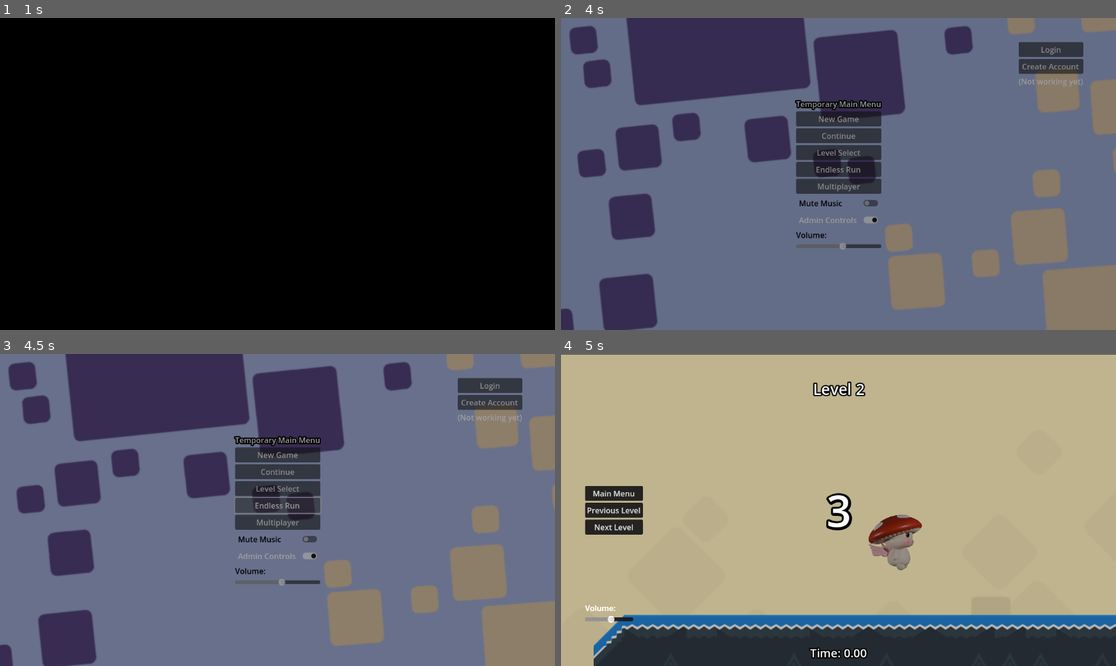
Above: before the commit, frames 1-4 (two rows, left to right).
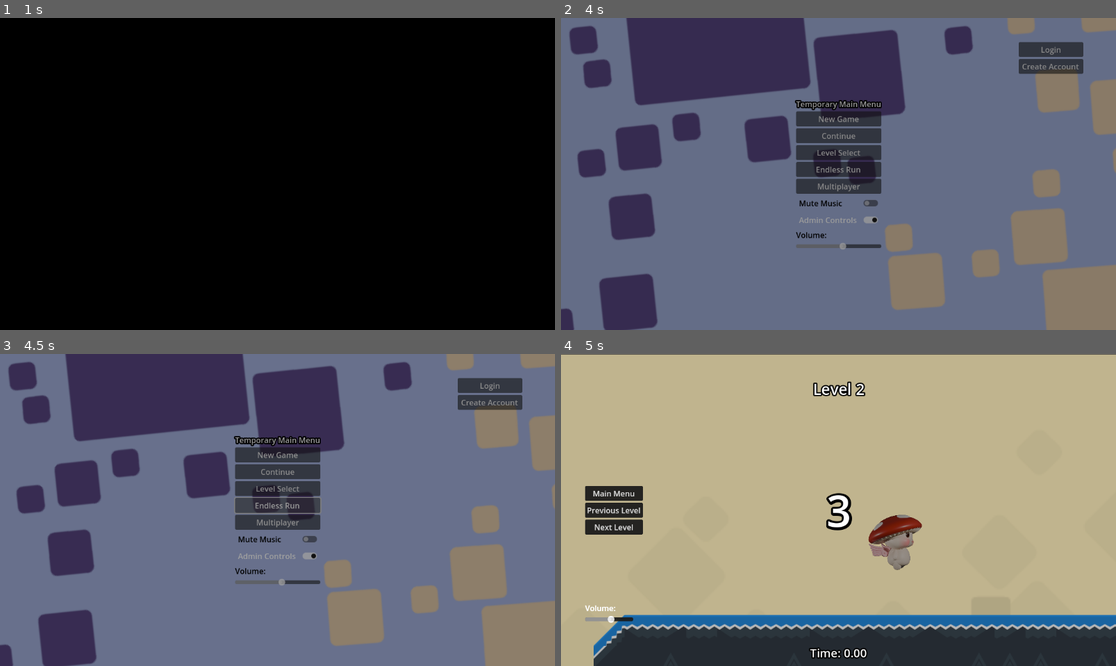
Above: after the commit, the same moments.

Repository: dustngroh/CapstoneProject
Game: Godot game, scene res://scenes/main/Game.tscn
The game is run twice, just before and just after one commit, with the same random seed, the same clock (stepped at 60 frames per second) and the same inputs. The engine's default icon, where the game draws it, is replaced by a stand-in: a white triangle on a blue panel in a dark square.
Inputs:
- Up to frame 1 (1 s): tap Enter at 0.5 s; hold Right (walk_right) from 0.53 s (still down); tap Space (jump) at 0.77 s
- Up to frame 2 (4 s): release Right (walk_right) at 1.25 s; click "New Game" at 1.25 s; click "New Game" at 2 s; click "Main Menu" at 2.75 s; click "Next Level" at 3.5 s
- Up to frame 3 (4.5 s): click "Endless Run" at 4.25 s
- Up to frame 4 (5 s): no input

Frame 1 is identical in both runs. In frame 2, less than 0.1% of the frame differs, in the area x 82-94%, y 19-22%; in frame 3, less than 0.1%; in frame 4, less than 0.1%.

Commit message:
Setup HTTPRequestManager, connect to backend server, implement user registration and login.

Diff:
--- a/run-game/project.godot
+++ b/run-game/project.godot
@@ -21,6 +21,7 @@
 Settings="*res://scripts/settings.gd"
 UIManager="*res://scenes/common/ui/ui_manager.tscn"
 WebSocketManager="*res://scripts/web_socket_manager.gd"
+HTTPRequestManager="*res://scripts/http_request_manager.gd"
 
 [display]
 
--- a/run-game/scenes/common/ui/create_account_screen.gd
+++ b/run-game/scenes/common/ui/create_account_screen.gd
@@ -29,17 +29,14 @@
 		error_label.text = "Passwords do not match."
 		return
 
-	# TODO: Replace with real backend logic
-	if username == "testuser":
-		error_label.text = "Username already exists."
-		return
-
-	error_label.text = ""
-	account_created.emit(username)
-	UIManager.hide_create_account()
+	error_label.text = "Attempting to create account..."
+	HTTPRequestManager.register(username, password)
 
 func _on_back_pressed():
 	go_back_to_login.emit()
 
 func _on_close_pressed():
 	UIManager.hide_create_account()
+
+func set_error_label(text):
+	error_label.text = text
--- a/run-game/scenes/common/ui/create_account_screen.tscn
+++ b/run-game/scenes/common/ui/create_account_screen.tscn
@@ -63,6 +63,7 @@
 [node name="ErrorLabel" type="Label" parent="VBoxContainer"]
 custom_minimum_size = Vector2(200, 50)
 layout_mode = 2
+autowrap_mode = 3
 
 [node name="CloseButton" type="Button" parent="."]
 layout_mode = 1
--- a/run-game/scenes/common/ui/login_screen.gd
+++ b/run-game/scenes/common/ui/login_screen.gd
@@ -25,13 +25,8 @@
 		error_label.text = "Username and password cannot be empty."
 		return
 
-	# TODO: Replace with real authentication logic
-	if username == "testuser" and password == "password123":
-		error_label.text = ""
-		login_success.emit(username)
-		UIManager.hide_login()
-	else:
-		error_label.text = "Invalid username or password."
+	error_label.text = "Attempting login..."
+	HTTPRequestManager.login(username, password)
 
 func _on_create_account_pressed():
 	go_to_create_account.emit()
@@ -41,3 +36,6 @@
 
 func _on_close_pressed():
 	UIManager.hide_login()
+
+func set_error_label(text):
+	error_label.text = text
--- a/run-game/scenes/common/ui/login_screen.tscn
+++ b/run-game/scenes/common/ui/login_screen.tscn
@@ -21,7 +21,7 @@
 color = Color(0, 0.513726, 0.513726, 0.913725)
 
 [node name="VBoxContainer" type="VBoxContainer" parent="."]
-custom_minimum_size = Vector2(200, 0)
+custom_minimum_size = Vector2(200, 300)
 layout_mode = 1
 anchors_preset = 8
 anchor_left = 0.5
@@ -63,7 +63,7 @@
 [node name="ErrorLabel" type="Label" parent="VBoxContainer"]
 custom_minimum_size = Vector2(10, 50)
 layout_mode = 2
-autowrap_mode = 2
+autowrap_mode = 3
 
 [node name="CloseButton" type="Button" parent="."]
 layout_mode = 1
--- a/run-game/scenes/common/ui/ui_manager.gd
+++ b/run-game/scenes/common/ui/ui_manager.gd
@@ -45,8 +45,9 @@
 
 func _on_account_created(username):
 	print("Account created for:", username)
-	hide_create_account()
 	show_login()
+	if login_screen:
+		login_screen.set_error_label("Account created for: " + username + ".\nPlease login now.")
 
 func show_level_ui():
 	$LevelUI.visible = true
@@ -55,3 +56,11 @@
 	$LevelUI.visible = false
 	$LevelUI/Leaderboard.visible = false
 	$LevelUI/ScoreboardLabel.visible = false
+
+func _on_failed_login(error):
+	if login_screen:
+		login_screen.set_error_label(error)
+
+func _on_failed_register(error):
+	if create_account_screen:
+		create_account_screen.set_error_label(error)
--- a/run-game/scenes/entities/characters/player/character_body_2d.tscn
+++ b/run-game/scenes/entities/characters/player/character_body_2d.tscn
@@ -1,10 +1,83 @@
-[gd_scene load_steps=8 format=3 uid="uid://bh68ke5pd617u"]
+[gd_scene load_steps=27 format=3 uid="uid://bh68ke5pd617u"]
 
 [ext_resource type="Script" path="res://scenes/entities/characters/player/character_body_2d.gd" id="1_ll5kr"]
 [ext_resource type="Texture2D" uid="uid://drjo7l3oubjxa" path="res://assets/character/mushroom_character_side.png" id="2_yeftb"]
 [ext_resource type="Texture2D" uid="uid://g5nrjet5pv20" path="res://assets/character/mushroom_character_down_terribleversion.png" id="3_fik6o"]
 [ext_resource type="Texture2D" uid="uid://unpom05ptbn6" path="res://assets/character/mush_jump.png" id="4_25wr1"]
 [ext_resource type="Texture2D" uid="uid://5n4sh6pdnety" path="res://assets/character/mush_walk.png" id="4_kx6kq"]
+[ext_resource type="Texture2D" uid="uid://dp7kwx0ioaiqh" path="res://assets/character/Walk_1.png" id="5_w4lio"]
+
+[sub_resource type="AtlasTexture" id="AtlasTexture_tw8g6"]
+atlas = ExtResource("5_w4lio")
+region = Rect2(24, 6, 200, 200)
+
+[sub_resource type="AtlasTexture" id="AtlasTexture_dabei"]
+atlas = ExtResource("5_w4lio")
+region = Rect2(272, 6, 200, 200)
+
+[sub_resource type="AtlasTexture" id="AtlasTexture_455qa"]
+atlas = ExtResource("5_w4lio")
+region = Rect2(520, 6, 200, 200)
+
+[sub_resource type="AtlasTexture" id="AtlasTexture_wynsp"]
+atlas = ExtResource("5_w4lio")
+region = Rect2(768, 6, 200, 200)
+
+[sub_resource type="AtlasTexture" id="AtlasTexture_d7nq1"]
+atlas = ExtResource("5_w4lio")
+region = Rect2(24, 206, 200, 200)
+
+[sub_resource type="AtlasTexture" id="AtlasTexture_01v7i"]
+atlas = ExtResource("5_w4lio")
+region = Rect2(272, 206, 200, 200)
+
+[sub_resource type="AtlasTexture" id="AtlasTexture_3pr58"]
+atlas = ExtResource("5_w4lio")
+region = Rect2(520, 206, 200, 200)
+
+[sub_resource type="AtlasTexture" id="AtlasTexture_qyurp"]
+atlas = ExtResource("5_w4lio")
+region = Rect2(768, 206, 200, 200)
+
+[sub_resource type="AtlasTexture" id="AtlasTexture_bkcu4"]
+atlas = ExtResource("5_w4lio")
+region = Rect2(24, 406, 200, 200)
+
+[sub_resource type="AtlasTexture" id="AtlasTexture_vsce0"]
+atlas = ExtResource("5_w4lio")
+region = Rect2(272, 406, 200, 200)
+
+[sub_resource type="AtlasTexture" id="AtlasTexture_1hgls"]
+atlas = ExtResource("5_w4lio")
+region = Rect2(520, 406, 200, 200)
+
+[sub_resource type="AtlasTexture" id="AtlasTexture_2g2ff"]
+atlas = ExtResource("5_w4lio")
+region = Rect2(768, 406, 200, 200)
+
+[sub_resource type="AtlasTexture" id="AtlasTexture_dwxbm"]
+atlas = ExtResource("5_w4lio")
+region = Rect2(24, 606, 200, 200)
+
+[sub_resource type="AtlasTexture" id="AtlasTexture_8cick"]
+atlas = ExtResource("5_w4lio")
+region = Rect2(272, 606, 200, 200)
+
+[sub_resource type="AtlasTexture" id="AtlasTexture_i84t3"]
+atlas = ExtResource("5_w4lio")
+region = Rect2(520, 606, 200, 200)
+
+[sub_resource type="AtlasTexture" id="AtlasTexture_tf0fq"]
+atlas = ExtResource("5_w4lio")
+region = Rect2(768, 606, 200, 200)
+
+[sub_resource type="AtlasTexture" id="AtlasTexture_rj7ac"]
+atlas = ExtResource("5_w4lio")
+region = Rect2(24, 806, 200, 200)
+
+[sub_resource type="AtlasTexture" id="AtlasTexture_pqqqi"]
+atlas = ExtResource("5_w4lio")
+region = Rect2(272, 806, 200, 200)
 
 [sub_resource type="SpriteFrames" id="SpriteFrames_1huyh"]
 animations = [{
@@ -31,6 +104,113 @@
 "loop": true,
 "name": &"jump",
 "speed": 5.0
+}, {
+"frames": [{
+"duration": 1.0,
+"texture": SubResource("AtlasTexture_tw8g6")
+}, {
+"duration": 1.0,
+"texture": SubResource("AtlasTexture_dabei")
+}, {
+"duration": 1.0,
+"texture": SubResource("AtlasTexture_455qa")
+}, {
+"duration": 1.0,
+"texture": SubResource("AtlasTexture_wynsp")
+}, {
+"duration": 1.0,
+"texture": SubResource("AtlasTexture_d7nq1")
+}, {
+"duration": 1.0,
+"texture": SubResource("AtlasTexture_01v7i")
+}, {
+"duration": 1.0,
+"texture": SubResource("AtlasTexture_3pr58")
+}, {
+"duration": 1.0,
+"texture": SubResource("AtlasTexture_qyurp")
+}, {
+"duration": 1.0,
+"texture": SubResource("AtlasTexture_bkcu4")
+}, {
+"duration": 1.0,
+"texture": SubResource("AtlasTexture_vsce0")
+}, {
+"duration": 1.0,
+"texture": SubResource("AtlasTexture_1hgls")
+}, {
+"duration": 1.0,
+"texture": SubResource("AtlasTexture_2g2ff")
+}, {
+"duration": 1.0,
+"texture": SubResource("AtlasTexture_dwxbm")
+}, {
+"duration": 1.0,
+"texture": SubResource("AtlasTexture_8cick")
+}, {
+"duration": 1.0,
+"texture": SubResource("AtlasTexture_i84t3")
+}, {
+"duration": 1.0,
+"texture": SubResource("AtlasTexture_tf0fq")
+}, {
+"duration": 1.0,
+"texture": SubResource("AtlasTexture_rj7ac")
+}, {
+"duration": 1.0,
+"texture": SubResource("AtlasTexture_pqqqi")
+}, {
+"duration": 1.0,
+"texture": SubResource("AtlasTexture_rj7ac")
+}, {
+"duration": 1.0,
+"texture": SubResource("AtlasTexture_tf0fq")
+}, {
+"duration": 1.0,
+"texture": SubResource("AtlasTexture_i84t3")
+}, {
+"duration": 1.0,
+"texture": SubResource("AtlasTexture_8cick")
+}, {
+"duration": 1.0,
+"texture": SubResource("AtlasTexture_dwxbm")
+}, {
+"duration": 1.0,
+"texture": SubResource("AtlasTexture_2g2ff")
+}, {
+"duration": 1.0,
+"texture": SubResource("AtlasTexture_1hgls")
+}, {
+"duration": 1.0,
+"texture": SubResource("AtlasTexture_vsce0")
+}, {
+"duration": 1.0,
+"texture": SubResource("AtlasTexture_bkcu4")
+}, {
+"duration": 1.0,
+"texture": SubResource("AtlasTexture_qyurp")
+}, {
+"duration": 1.0,
+"texture": SubResource("AtlasTexture_3pr58")
+}, {
+"duration": 1.0,
+"texture": SubResource("AtlasTexture_01v7i")
+}, {
+"duration": 1.0,
+"texture": SubResource("AtlasTexture_d7nq1")
+}, {
+"duration": 1.0,
+"texture": SubResource("AtlasTexture_wynsp")
+}, {
+"duration": 1.0,
+"texture": SubResource("AtlasTexture_455qa")
+}, {
+"duration": 1.0,
+"texture": SubResource("AtlasTexture_dabei")
+}],
+"loop": true,
+"name": &"new_walk",
+"speed": 10.0
 }, {
 "frames": [{
 "duration": 1.0,
@@ -65,6 +245,7 @@
 scale = Vector2(0.15, 0.15)
 sprite_frames = SubResource("SpriteFrames_1huyh")
 animation = &"walk"
+autoplay = "default"
 
 [node name="CoyoteTimer" type="Timer" parent="."]
 one_shot = true
--- a/run-game/scenes/main/MainMenu.tscn
+++ b/run-game/scenes/main/MainMenu.tscn
@@ -158,10 +158,6 @@
 layout_mode = 2
 text = "Create Account"
 
-[node name="Label" type="Label" parent="VBoxContainer2"]
-layout_mode = 2
-text = "(Not working yet)"
-
 [connection signal="pressed" from="VBoxContainer/NewGameButton" to="." method="_on_new_game_button_pressed"]
 [connection signal="pressed" from="VBoxContainer/ContinueButton" to="." method="_on_continue_button_pressed"]
 [connection signal="pressed" from="VBoxContainer/LevelSelectButton" to="." method="_on_level_select_button_pressed"]
--- a/run-game/scenes/main/main_menu.gd
+++ b/run-game/scenes/main/main_menu.gd
@@ -9,6 +9,10 @@
 	$VBoxContainer/AdminControlsButton.set_pressed_no_signal(Settings.admin_controls_enabled)
 
 	UIManager.hide_level_ui()
+	HTTPRequestManager.login_success.connect(_on_successful_login)
+	HTTPRequestManager.register_success.connect(_on_account_creation)
+	HTTPRequestManager.login_failed.connect(_on_failed_login)
+	HTTPRequestManager.register_failed.connect(_on_failed_register)
 
 
 # Called every frame. 'delta' is the elapsed time since the previous frame.
@@ -63,3 +67,16 @@
 	var game = get_tree().root.get_node("Game")
 	if game:
 		game.load_level("res://scenes/common/ui/multiplayer_screen.tscn")
+
+func _on_successful_login(user) -> void:
+	UIManager.hide_login()
+	$VBoxContainer/MainMenuLabel.text = user + " logged in."
+
+func _on_account_creation(user) -> void:
+	UIManager._on_account_created(user)
+
+func _on_failed_login(error) -> void:
+	UIManager._on_failed_login(error)
+
+func _on_failed_register(error) -> void:
+	UIManager._on_failed_register(error)
--- /dev/null
+++ b/run-game/scripts/http_request_manager.gd
@@ -0,0 +1,65 @@
+extends Node
+
+var http_request : HTTPRequest
+var base_url : String = "https://run-game-back-end.onrender.com"
+var jwt_token : String = ""
+
+signal login_success(user)
+signal register_success(user)
+signal login_failed(error)
+signal register_failed(error)
+
+func _ready():
+	http_request = HTTPRequest.new()
+	add_child(http_request)
+
+	http_request.request_completed.connect(_on_request_completed)
+
+# Login function
+func login(username: String, password: String):
+	var url = base_url + "/auth/login"
+	var headers = ["Content-Type: application/json"]
+	var body = {"username": username, "password": password}
+
+	var json_body = JSON.stringify(body)
+
+	http_request.request(url, headers, HTTPClient.METHOD_POST, json_body)
+
+# Register function
+func register(username: String, password: String):
+	var url = base_url + "/auth/register"
+	var headers = ["Content-Type: application/json"]
+	var body = {"username": username, "password": password}
+
+	var json_body = JSON.stringify(body)
+
+	http_request.request(url, headers, HTTPClient.METHOD_POST, json_body)
+
+
+func _on_request_completed(result, response_code, headers, body):
+	var response = JSON.parse_string(body.get_string_from_utf8())
+	var response_type = response.get("type", "")
+
+	match response_type:
+				"login":
+					if response_code == 200:
+						jwt_token = response["token"]
+						print("Login successful! Token saved.")
+						login_success.emit(response["username"])
+					else:
+						print("Login failed.")
+						login_failed.emit(response["message"])
+				"register":
+					if response_code == 201:
+						print("Registration successful: %s" % response["message"])
+						register_success.emit(response["username"])
+					else:
+						print("Register failed.")
+						register_failed.emit(response["message"])
+				"error":
+					if response.has("message"):
+						print("Error: %s" % response["message"])
+					else:
+						print("An error occurred without a message.")
+				_:
+					print("Unknown response type: %s" % response_type)
Not shown, added: run-game/assets/character/Walk.png.import
Binary file added: run-game/assets/character/Walk_1.png
Not shown, added: run-game/assets/character/Walk_1.png.import
Not shown, changed: .gitignore
Not shown, added: back-end/routes/authRoutes.js
Not shown, changed: back-end/server.js
